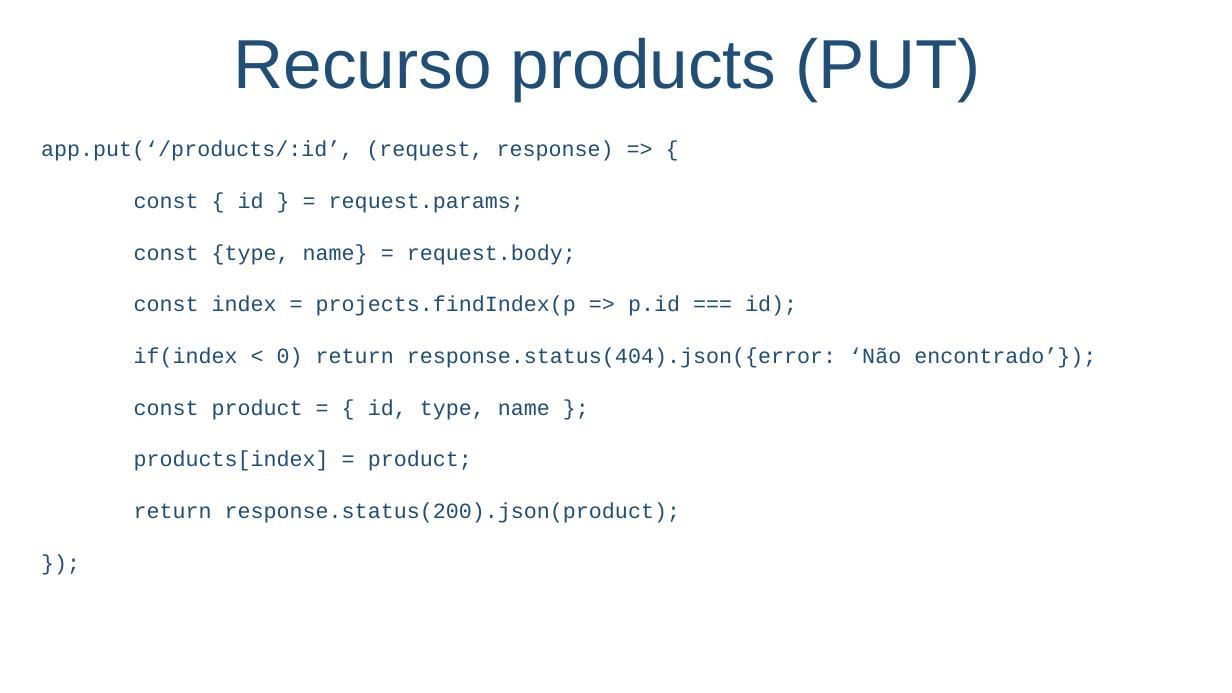
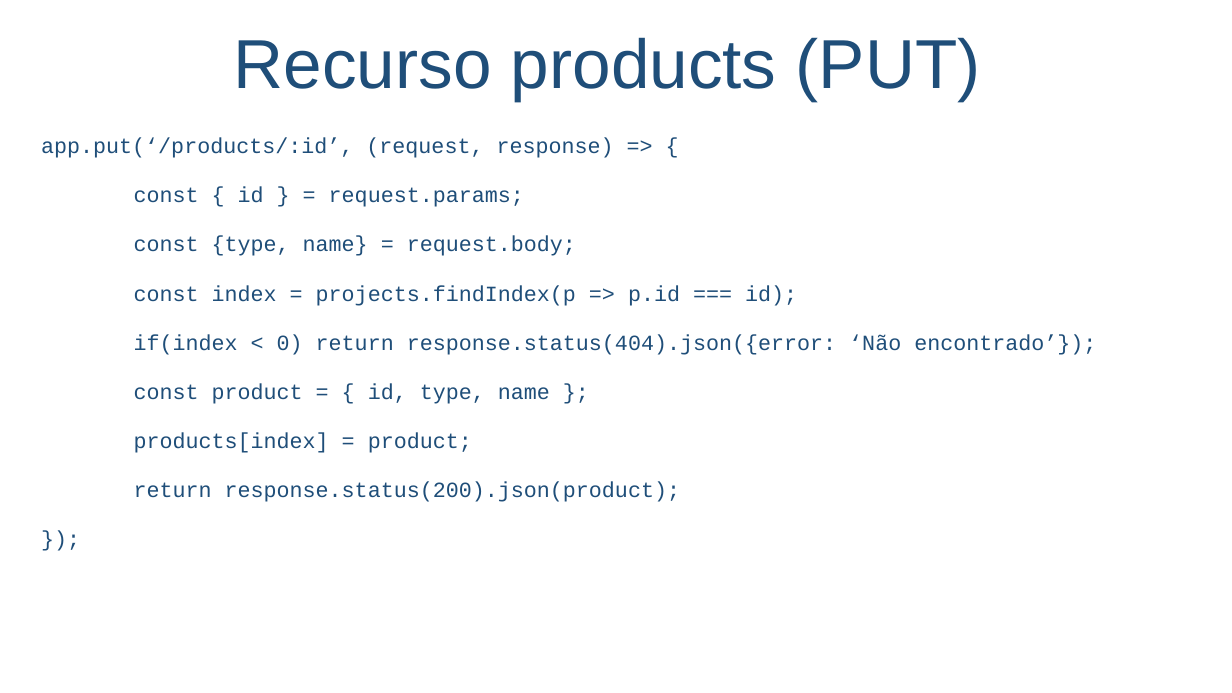
Before and after one commit to salmo-jr/public-slides, a slide deck: slide 32 of node-js.pptx. Drawn at 1232x693 pixels with LibreOffice and Linux fonts; fonts in the diff are those of the drawing; background and template pictures are left out. Boxes give left, top, right and bottom in pixels: in the first picture for what was removed or moved away, otherwise in the second. Text is boxed around its words. In the diff, an @@ line names an element or a change of style, - is before the commit and + after.

```diff
--- a/node-js.pptx
+++ b/node-js.pptx
@@ text "app.put(‘/products/:id’, (request, response) => {" at <box>41,138,1096,502</box>: line spacing 1 to 0.9 @@
```
Also in this commit, not shown: 7 other slides changed, 4 slides added.
